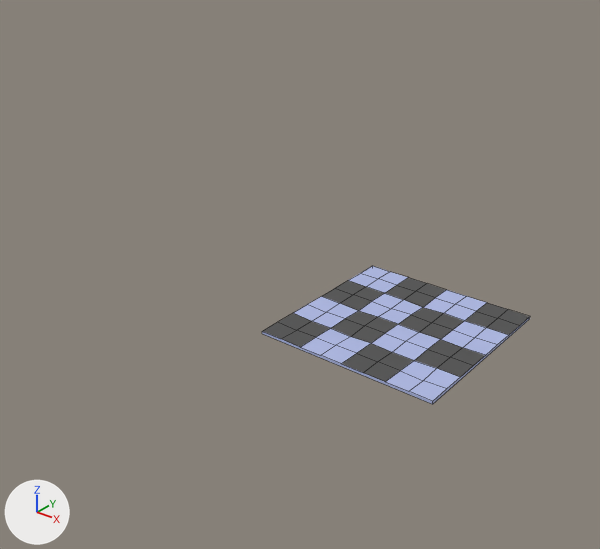
The FBX model Assets/Resources/Models/Blocks/Environment/floor.fbx as it was, and as the next commit left it.
Before and after are seen from a camera (50 mm lens) standing at (5.88, -9.8, 6.38) and looking at (-0.69, -1.58, 1.29). Every picture has the same lights, and +X, +Y and +Z are marked at lower left. Mesh edges are drawn as thin lines. Where no turn or scale is listed for an object, it has been applied to the vertices.
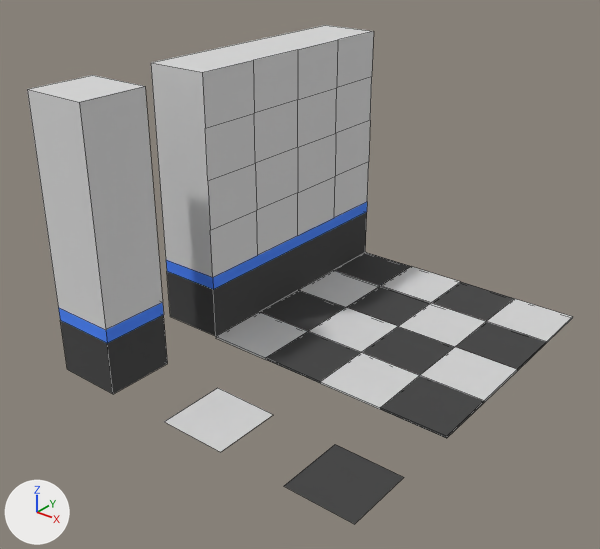
Changed parts and their boxes [x1, y1, x2, y2] in the pictures (600 x 549 px):
'Cube', added: after [151, 25, 374, 336]
    faces in mat_grid_1 (white #e7e7e7): [151, 25, 374, 277]
    faces in mat_grid_2 (dark grey #575757): [167, 212, 367, 336]
    faces in mat_grid_3 (blue #63a2ff): [166, 202, 367, 290]
'Plane', surface changed, recoloured, reshaped, rescaled (33% wider, 35% taller): before [262, 266, 530, 404]; after [216, 252, 573, 438]
'Cube.001', added: after [27, 75, 168, 394]
    faces in mat_grid_1 (white #e7e7e7): [27, 75, 162, 330]
    faces in mat_grid_2 (dark grey #575757): [60, 315, 168, 394]
    faces in mat_grid_3 (blue #63a2ff): [58, 302, 164, 343]
'Plane.002', added: after [284, 444, 404, 524]
'Plane.001', added: after [164, 388, 273, 452]

Patch to the scene script:
```diff
--- a/Assets/Resources/Models/Blocks/Environment/floor.fbx.py
+++ b/Assets/Resources/Models/Blocks/Environment/floor.fbx.py
@@ mat_grid_1 @@
 mat_grid_1 = principled_material('grid-1')
-mat_grid_1.base_color = (0.439, 0.497, 0.8)  # blue #b1bbe7
+mat_grid_1.base_color = (0.8, 0.8, 0.8)  # white #e7e7e7
+mat_grid_1.metallic = 0.569
+mat_grid_1.roughness = 1.0
@@ mat_grid_2 @@
 mat_grid_2 = principled_material('grid-2')
-mat_grid_2.base_color = (0.0784, 0.0784, 0.0784)  # dark grey #4f4f4f
+mat_grid_2.base_color = (0.0959, 0.0959, 0.0959)  # dark grey #575757
+mat_grid_2.metallic = 0.541
+mat_grid_2.roughness = 1.0
@@ me_plane @@
 # used by ob_plane; location = (0.0, 0.0, 0.0); scale = (1.5, 1.5, 1.5)
-me_plane.from_pydata(...)  # 85 vertices, 69 faces; spans x -1.0..1.0, y -1.0..1.0, z 0.0..0.03
+me_plane.from_pydata(...)  # 50 vertices, 48 faces; spans x -1.0..1.0, y -1.0..1.0, z -0.03..0.0
+# me_plane part 1
+# 81 vertices are removed from x -1.0..1.0, y -1.0..1.0, z 0.01..0.03
+# 69 faces are deleted
+# 8 vertices are added at x -1.0..1.0, y -1.0..1.0, z -0.03..0.0
+# 6 new vertices lie (-0.5, 0.0, 0.0) away from vertices in x 1.0, y -1.0..1.0, z -0.03..0.0
+# 6 new vertices lie (0.0, 0.5, 0.0) away from vertices in x -1.0..1.0, y -0.5, z -0.03..0.0
+# 8 new vertices lie (-0.5, 0.0, 0.0) away from vertices in x 0.5, y -1.0..1.0, z -0.03..0.0
+# 8 new vertices lie (0.0, -0.5, 0.0) away from vertices in x -1.0..1.0, y 1.0, z -0.03..0.0
+# 10 new vertices lie (0.5, 0.0, 0.0) away from vertices in x -1.0, y -1.0..1.0, z -0.03..0.0
+# 24 new faces join them, mat_grid_1 (white #e7e7e7)
+# 24 new faces join them, mat_grid_2 (dark grey #575757)
 me_plane.materials.append(mat_grid_1)
@@ me_plane_002 @@
+me_plane_002.from_pydata([(-0.5, -0.5, 0.0), (0.5, -0.5, 0.0), (-0.5, 0.5, 0.0), (0.5, 0.5, 0.0)], [], [(0, 1, 3, 2)])
+me_plane_002.materials.append(mat_grid_2)  # dark grey #575757
@@ me_plane_001 @@
+me_plane_001.from_pydata([(-0.5, -0.5, 0.0), (0.5, -0.5, 0.0), (-0.5, 0.5, 0.0), (0.5, 0.5, 0.0)], [], [(0, 1, 3, 2)])
+me_plane_001.materials.append(mat_grid_1)  # white #e7e7e7
@@ ob_plane @@
 ob_plane.location = (0.0, 0.0, 0.0)
-ob_plane.scale = (1.5, 1.5, 1.5)
+ob_plane.scale = (2.0, 2.0, 1.0)
@@ ob_plane_002 @@
+ob_plane_002 = bpy.data.objects.new('Plane.002', me_plane_002)
+ob_plane_002.location = (1.5, -3.5, 0.0)
@@ ob_plane_001 @@
+ob_plane_001 = bpy.data.objects.new('Plane.001', me_plane_001)
+ob_plane_001.location = (-0.5, -3.5, 0.0)
@@ ob_cube @@
+ob_cube = bpy.data.objects.new('Cube', me_cube_002)  # 37 vertices, 29 faces; spans x -0.5..0.5, y -2.0..2.0, z -2.0..2.0; in mat_grid_1 (white #e7e7e7), mat_grid_2 (dark grey #575757), mat_grid_3 (blue #63a2ff)
+ob_cube.location = (-2.5, 0.0, 2.0)
@@ ob_cube_001 @@
+ob_cube_001 = bpy.data.objects.new('Cube.001', me_cube_003)  # 16 vertices, 14 faces; spans x -0.5..0.5, y -0.5..0.5, z -2.0..2.0; in mat_grid_1 (white #e7e7e7), mat_grid_2 (dark grey #575757), mat_grid_3 (blue #63a2ff)
+ob_cube_001.location = (-2.5, -3.5, 2.0)
```
